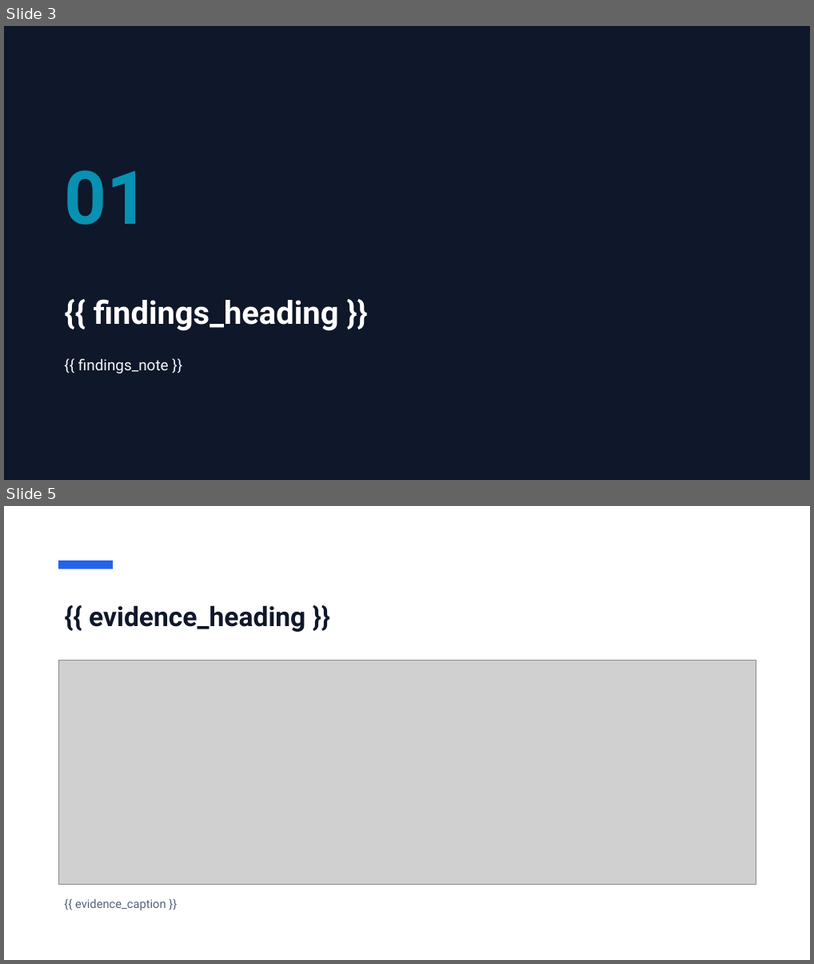
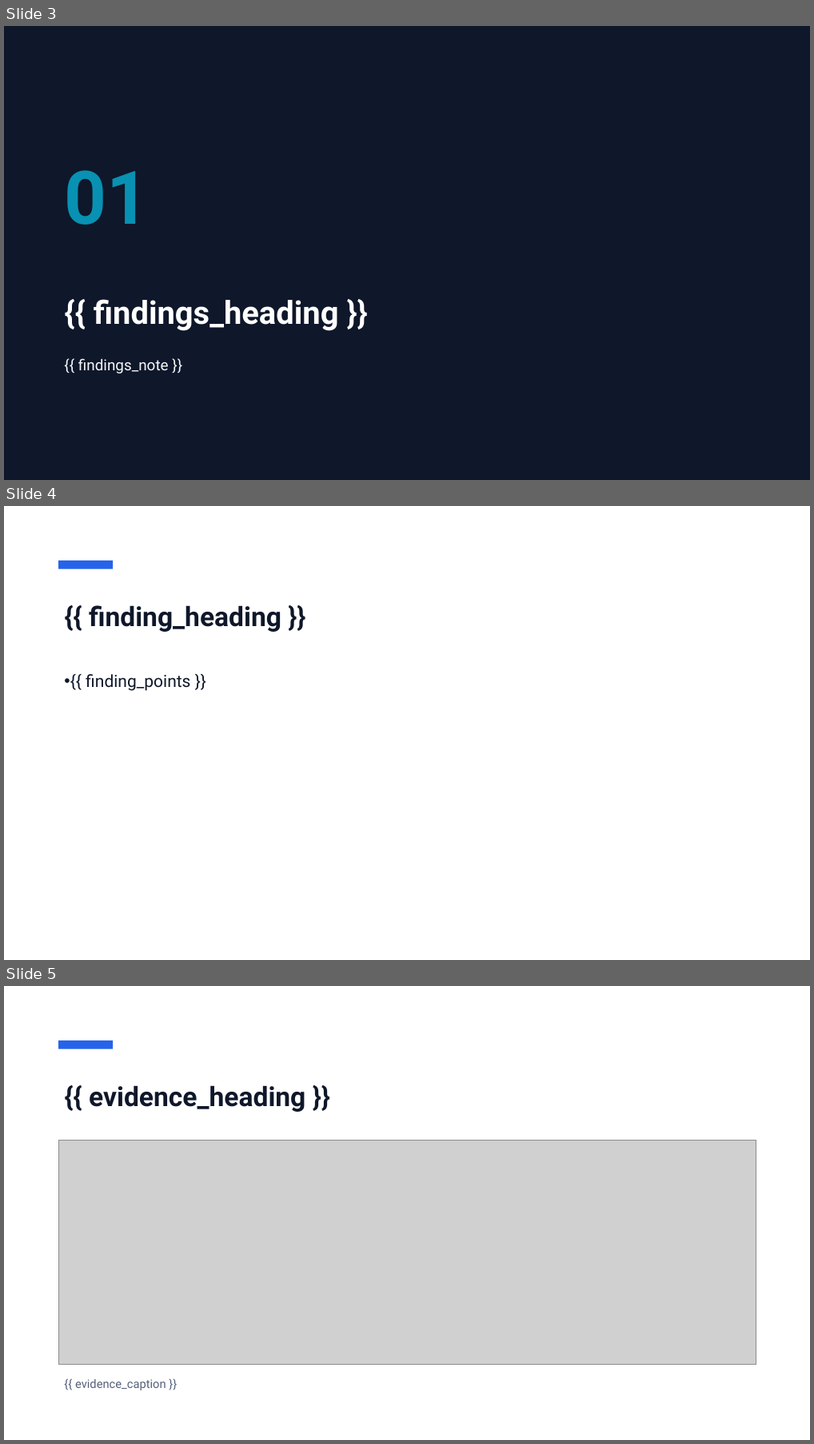
Before and after one commit to DolfusNegunda/doc_skills, a slide deck: building-document-templates/registry/_builtin/report_out/template.pptx. Shown one above the other, each under a label of ours: slides 3 and 5 before the commit, slides 3, 4 and 5 after it; the slides between them are not shown. The pictures are 814x964 and 814x1444 pixels, drawn with LibreOffice and Linux fonts; fonts in the diff are those of the drawing; grey boxes stand for pictures. Boxes give left, top, right and bottom in pixels: in the first picture for what was removed or moved away, otherwise in the second. Text is boxed around its words. In the diff, an @@ line names an element or a change of style, - is before the commit and + after.

```diff
--- a/building-document-templates/registry/_builtin/report_out/template.pptx
+++ b/building-document-templates/registry/_builtin/report_out/template.pptx
@@ slide 4 added at (4,506,810,960), background #FFFFFF @@
@@ rectangle added at (58,560,113,569), fill #2563EB @@
@@ title added at (89,605,282,632), 32 pt, text #0F172A, bold @@
+{{ finding_heading }}
@@ text added at (86,674,190,691), 20 pt, text #0F172A @@
+• {{ finding_points }}
```
Also in this commit, not shown: 1 slide removed, 11 other files.
